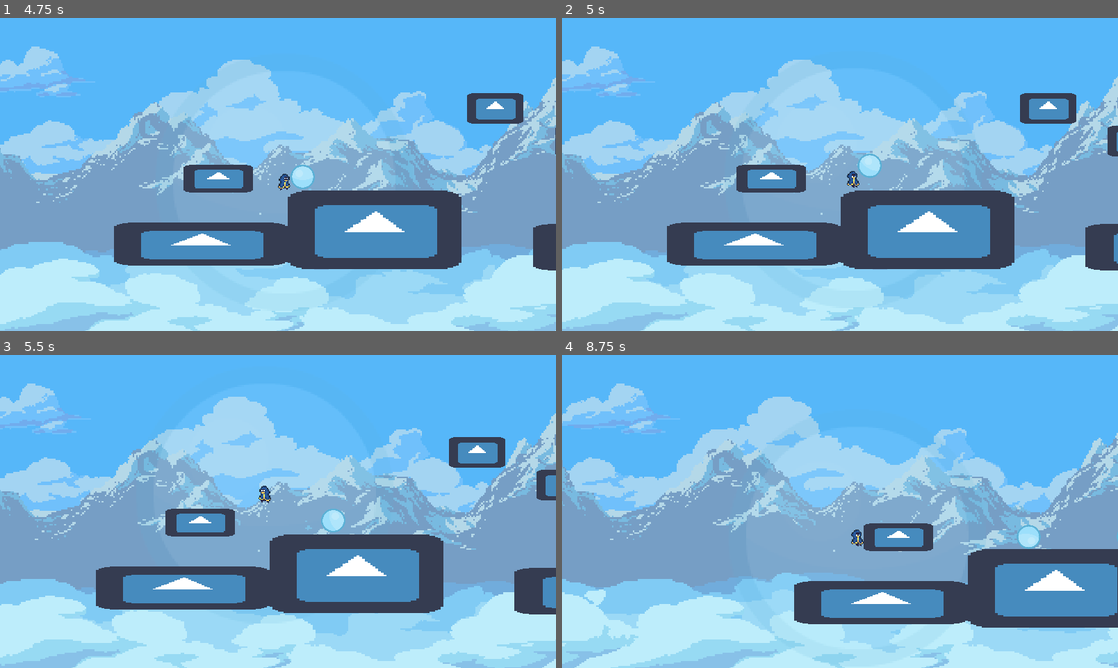
Above: before the commit, frames 1-4 (two rows, left to right).
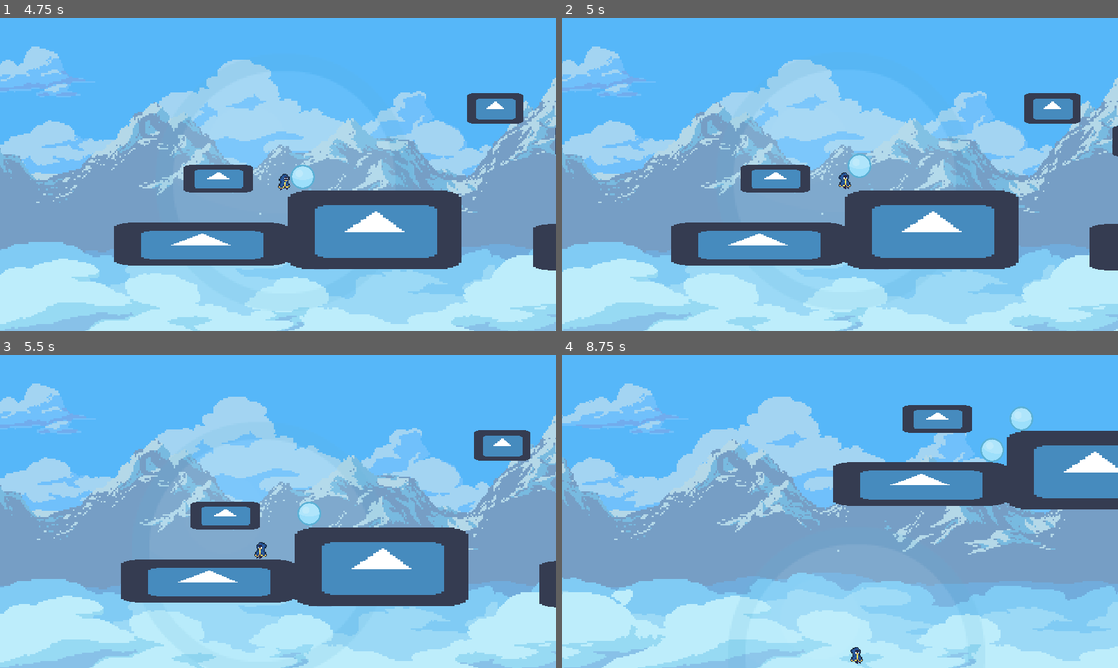
Above: after the commit, the same moments.

Repository: Vicentendistes/Juego-jueg-n-juegazo
Game: Godot game, scene res://ui/main_menu.tscn
Two runs of this game, one before a commit and one after it. Both use one fixed random seed, a clock stepped at 60 frames per second and the inputs below. The engine's default icon, where the game draws it, is replaced by a stand-in: a white triangle on a blue panel in a dark square.
Inputs (mouse positions are in pixels of both pictures, inside the frame that each line leads up to):
- Up to frame 1 (4.75 s): click "Play" at 0.5 s; move the mouse to (400, 158) at 1.27 s; hold Right (push) 1.28-2.03 s; hold D (move_right) 1.28-2.78 s; tap Space (jump) at 1.52, 2.27, 3.77, 4.52 s; move the mouse to (166, 190) at 2.02 s; tap Left (attract) at 2.1 s; tap Right (push) at 2.3, 3.05, 3.6 s; move the mouse to (333, 105) at 2.77 s; press the mouse at (333, 105) at 2.78 s; hold A (move_left) 2.78-3.53 s; move the mouse to (250, 237) at 3.52 s; release the mouse at (250, 237) at 3.53 s; hold D (move_right) from 3.53 s (still down); move the mouse to (444, 221) at 4.27 s; hold Right (push) from 4.28 s (still down)
- Up to frame 2 (5 s): keep holding D (move_right); keep holding Right (push)
- Up to frame 3 (5.5 s): move the mouse to (111, 464) at 5.02 s; release D (move_right) at 5.03 s; release Right (push) at 5.03 s; hold A (move_left) from 5.03 s (still down); tap Left (attract) at 5.1 s; tap Space (jump) at 5.27 s; tap Right (push) at 5.3 s
- Up to frame 4 (8.75 s): move the mouse to (867, 511) at 5.77 s; release A (move_left) at 5.78 s; press the mouse at (867, 511) at 5.78 s; hold D (move_right) 5.78-6.53 s; tap Right (push) at 6.05, 6.6, 8.3 s; move the mouse to (756, 433) at 6.52 s; release the mouse at (756, 433) at 6.53 s; hold A (move_left) 6.53-8.03 s; tap Space (jump) at 6.77, 7.52, 8.27 s; move the mouse to (962, 495) at 7.27 s; hold Right (push) 7.28-8.03 s; move the mouse to (728, 527) at 8.02 s; hold D (move_right) from 8.03 s (still down); tap Left (attract) at 8.1 s

Frame 1 is identical in both runs. In frame 2, 4.5% of the frame differs, in the area x 0-100%, y 9-100%; in frame 3, 22%; in frame 4, 33%.

Commit message:
Imantado intento de arreglo

Diff:
--- a/scenes/charlie.gd
+++ b/scenes/charlie.gd
@@ -89,15 +89,16 @@
 		else:
 			playback.travel("fall")
 
-	#==========================================[CAMERA]=========================================
+	#==========================================[COLISIÓN]=========================================
 	# after calling move_and_slide()
 	for index in get_slide_count():
 		var collision = get_slide_collision(index)
 		if collision.collider is Imantado:
+			print(collision.collider.name)
 			collision.collider.slide(-collision.normal * push) #KinematicBody
-
-		if collision.collider.is_in_group("bodies"):
-			collision.collider.apply_central_impulse(-collision.normal * push) #RigidBody
+			velocity += collision.normal * push
+		#if collision.collider.is_in_group("bodies"):
+		#	collision.collider.apply_central_impulse(-collision.normal * push) #RigidBody
 
 
 
@@ -113,3 +114,6 @@
 	sprite.self_modulate = Color(1, 1, 1, 0)
 	if body in array:
 		array.erase(body)
+
+func slide(vector):
+	velocity += vector
--- a/scenes/charlie.tscn
+++ b/scenes/charlie.tscn
@@ -270,7 +270,8 @@
 [sub_resource type="CircleShape2D" id=22]
 radius = 119.0
 
-[node name="Charlie" type="KinematicBody2D"]
+[node name="Charlie" type="KinematicBody2D" groups=["Player"]]
+collision_mask = 0
 script = ExtResource( 2 )
 
 [node name="Pivot" type="Node2D" parent="."]
--- a/scenes/imantado.gd
+++ b/scenes/imantado.gd
@@ -1,16 +1,18 @@
 extends KinematicBody2D
 
 class_name Imantado
+export (int, 0, 200) var push = 20
 
 var velocity = Vector2()
 var GRAVITY = 10
 var ACCELERATION = 200
 
 func _physics_process(delta):
-	velocity = move_and_slide(velocity, Vector2.UP)
+	velocity = move_and_slide(velocity, Vector2.UP, false, 4, PI/4, false)
+	#velocity = move_and_slide(velocity, Vector2.UP)
 	velocity.x = move_toward(velocity.x, 0, ACCELERATION*delta)
 	velocity.y += GRAVITY
 
 
 func slide(vector):
-	velocity.x = vector.x
+	velocity += vector
--- a/scenes/imantado.tscn
+++ b/scenes/imantado.tscn
@@ -7,7 +7,7 @@
 extents = Vector2( 7, 7 )
 
 [node name="Imantado" type="KinematicBody2D"]
-collision_layer = 3
+collision_layer = 2
 collision_mask = 3
 script = ExtResource( 2 )
 
